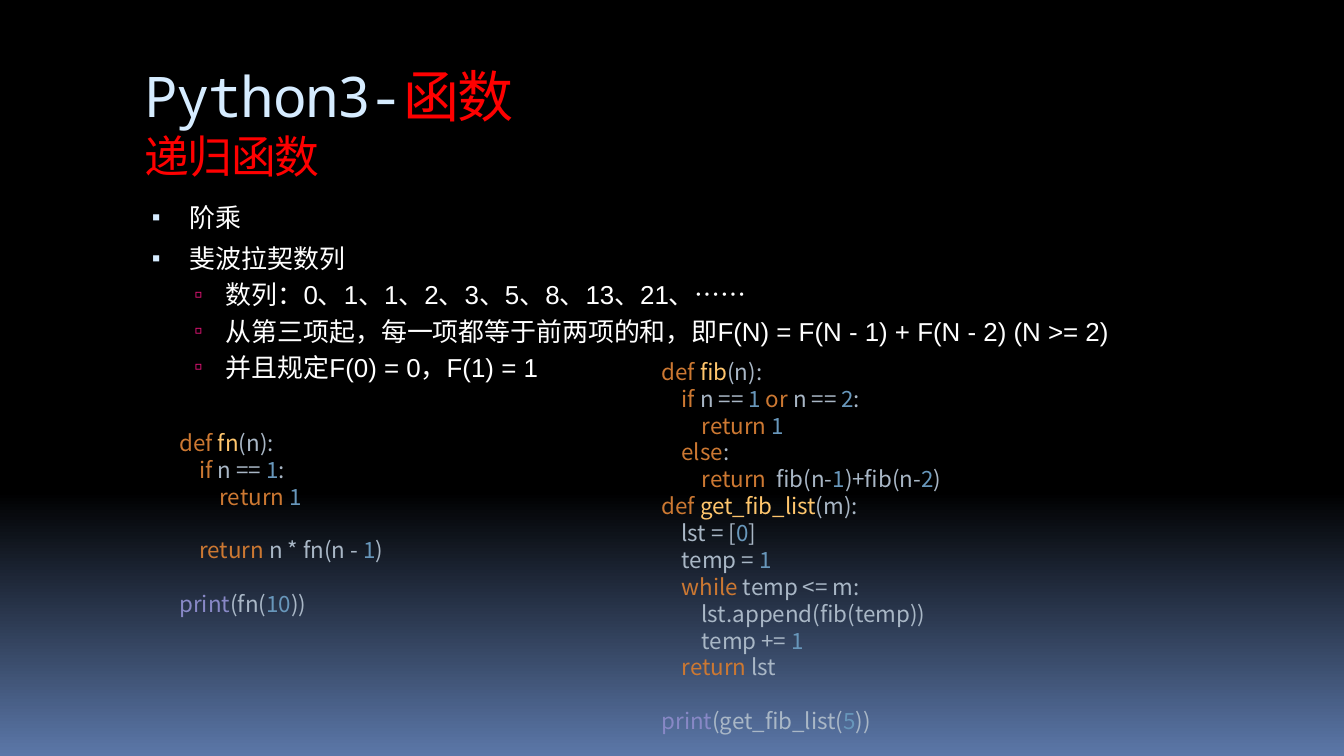
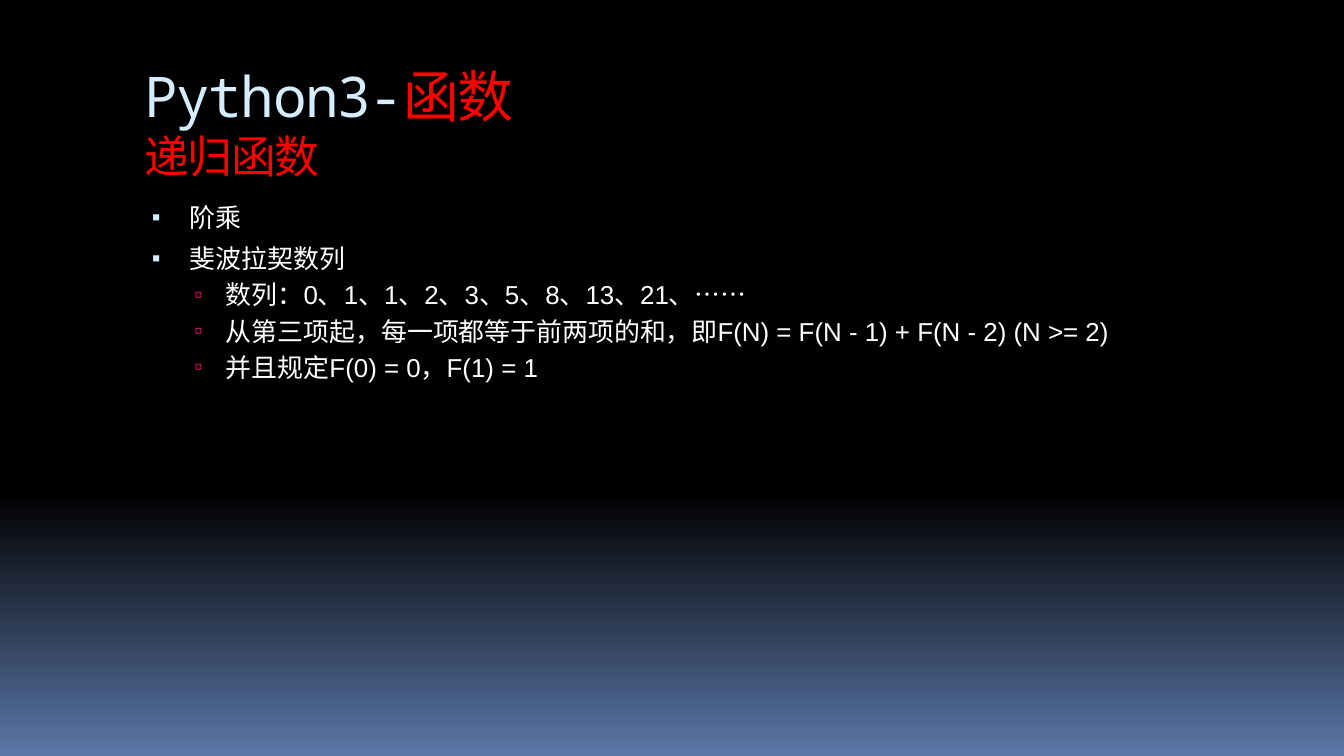
Before and after one commit to 260936767/UpdateServer, a slide deck: slide 18 of flexx_study/report for python&flexx.pptx (slide 23 before the commit). Drawn at 1344x756 pixels with LibreOffice and Linux fonts; fonts in the diff are those of the drawing. Boxes give left, top, right and bottom in pixels: in the first picture for what was removed or moved away, otherwise in the second. Text is boxed around its words. In the diff, an @@ line names an element or a change of style, - is before the commit and + after.

```diff
--- a/flexx_study/report for python&flexx.pptx
+++ b/flexx_study/report for python&flexx.pptx
@@ text removed at bbox=[662, 362, 942, 735] @@
-def fib(n):
-if n == 1 or n == 2:
-return 1
-else:
-return fib(n-1)+fib(n-2)
-def get_fib_list(m):
-lst = [0]
-temp = 1
-while temp <= m:
-lst.append(fib(temp))
-temp += 1
-return lst
-print(get_fib_list(5))
@@ text removed at bbox=[179, 433, 383, 617] @@
-def fn(n):
-if n == 1:
-return 1
-return n * fn(n - 1)
-print(fn(10))
```
Also in this commit, not shown: 41 other slides changed, 13 slides added, 9 slides removed.
